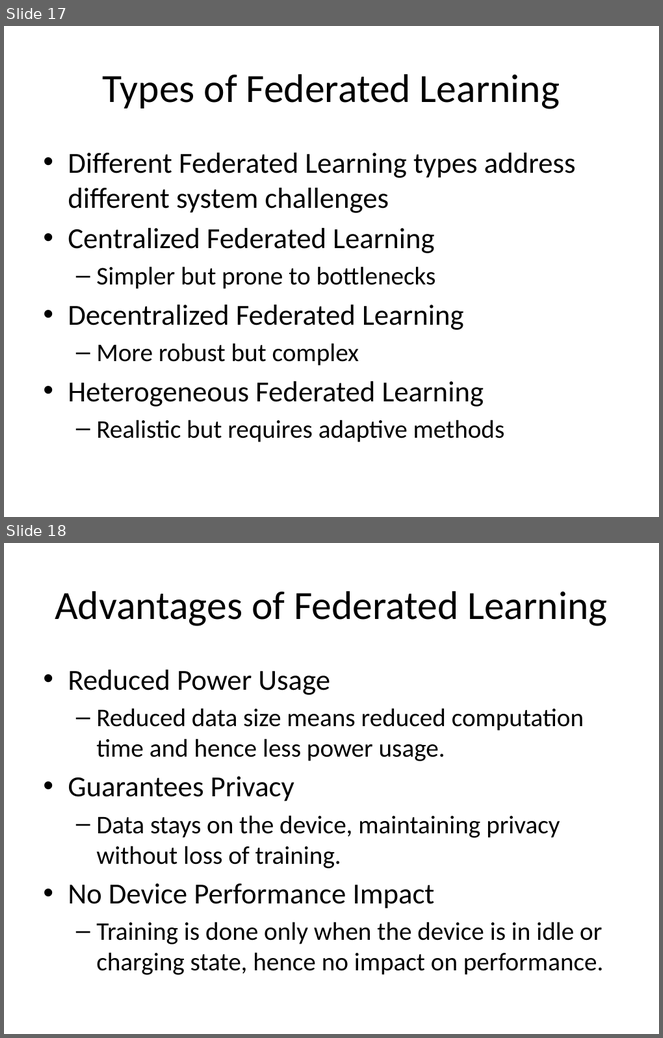
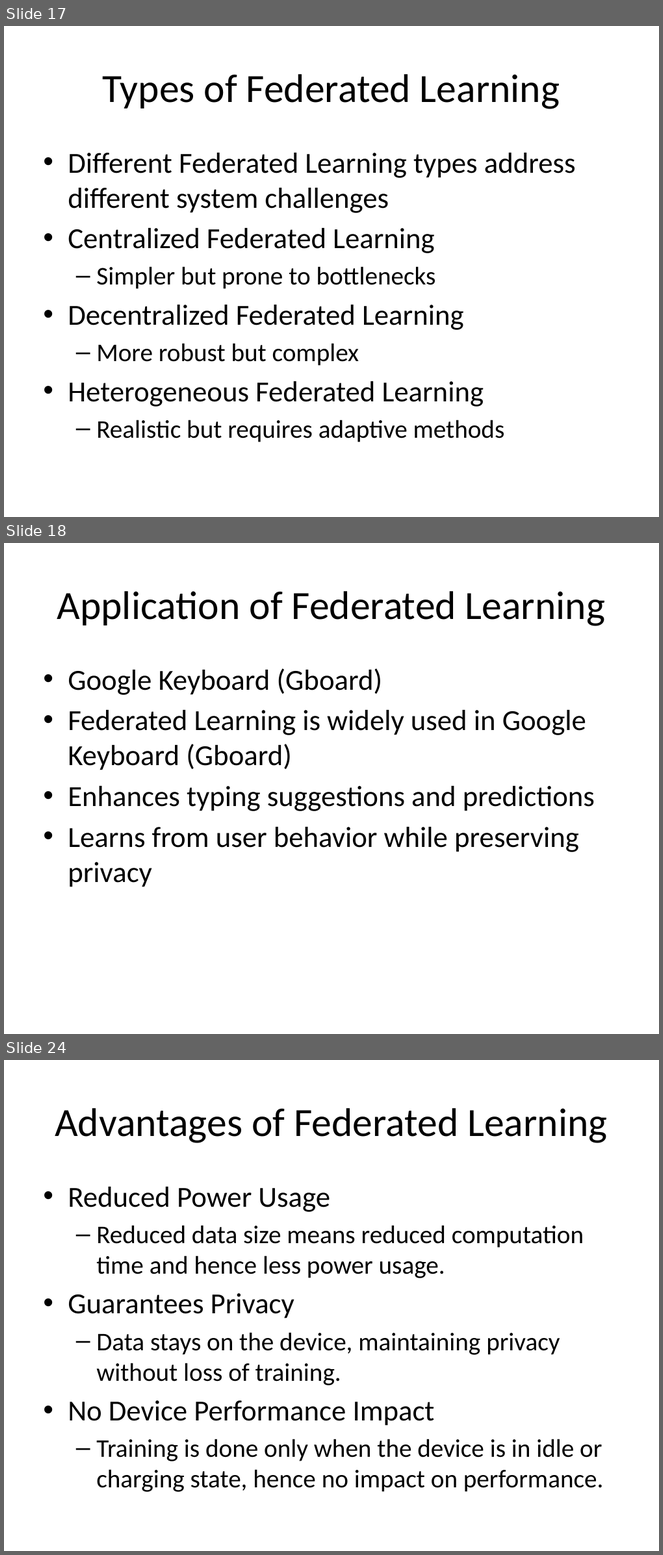
Before and after one commit to look4pritam/FederatedLearning, a slide deck: Presentations/FederatedLearning.pptx. Shown one above the other, each under a label of ours: slides 17 and 18 before the commit, slides 17, 18 and 24 after it; the slides between them are not shown. The pictures are 663x1038 and 663x1555 pixels, drawn with LibreOffice and Linux fonts; fonts in the diff are those of the drawing. Boxes give left, top, right and bottom in pixels: in the first picture for what was removed or moved away, otherwise in the second. Text is boxed around its words. In the diff, an @@ line names an element or a change of style, - is before the commit and + after.

```diff
--- a/Presentations/FederatedLearning.pptx
+++ b/Presentations/FederatedLearning.pptx
@@ slide 18 added at [4,543,659,1034], background #FFFFFF @@
@@ title added at [57,591,605,626], 44 pt, text #000000 @@
+Application of Federated Learning
@@ text added at [68,668,595,887], 32 pt, text #000000 @@
+• Google Keyboard (Gboard)
+• Federated Learning is widely used in Google Keyboard (Gboard)
+• Enhances typing suggestions and predictions
+• Learns from user behavior while preserving privacy
@@ what was slide 18 is now slide 24 @@
```
Also in this commit, not shown: 1 slide changed, 5 other slides added.
